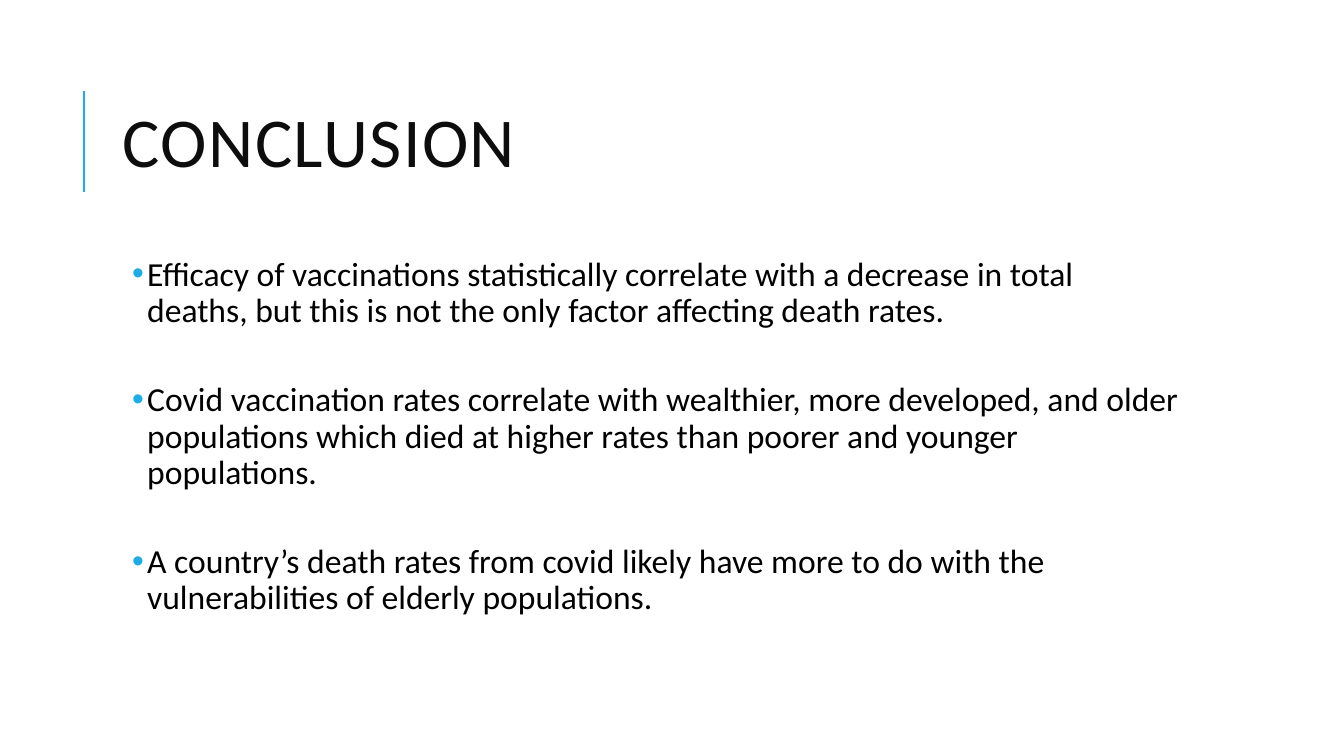
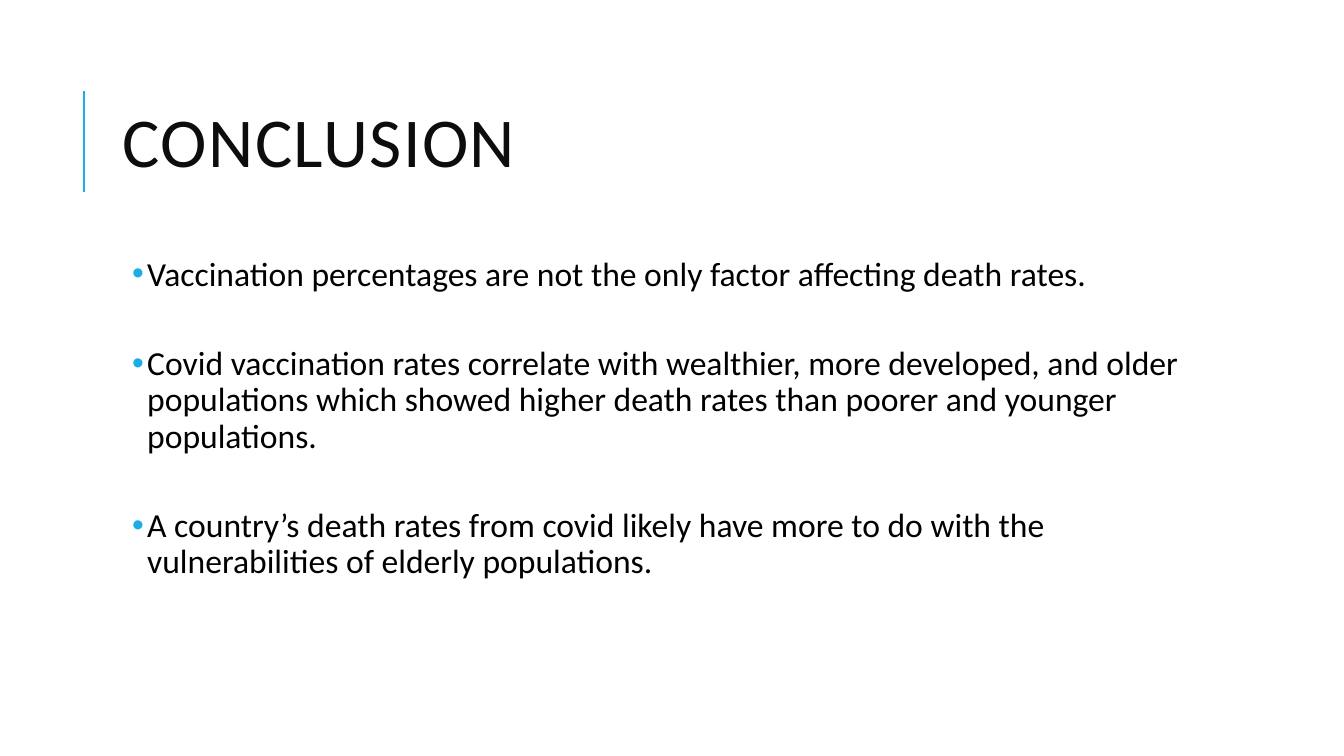
Before and after one commit to tralinde/covid_data_project, a slide deck: slide 12 of ppt/Covid Death Rates.pptx. Drawn at 1344x756 pixels with LibreOffice and Linux fonts; fonts in the diff are those of the drawing. Boxes give left, top, right and bottom in pixels: in the first picture for what was removed or moved away, otherwise in the second. Text is boxed around its words. In the diff, an @@ line names an element or a change of style, - is before the commit and + after.

Commit message:
Final revision to powerpoint.

```diff
--- a/ppt/Covid Death Rates.pptx
+++ b/ppt/Covid Death Rates.pptx
@@ text at <box>147,262,1177,454</box>: text changed @@
-  • Efficacy of vaccinations statistically correlate with a decrease in total deaths, but this is not the only factor affecting death rates.
-  • Covid vaccination rates correlate with wealthier, more developed, and older populations which died at higher rates than poorer and younger populations.
+  • Vaccination percentages are not the only factor affecting death rates.
+  • Covid vaccination rates correlate with wealthier, more developed, and older populations which showed higher death rates than poorer and younger populations.
```
Also in this commit, not shown: 5 other slides changed.
